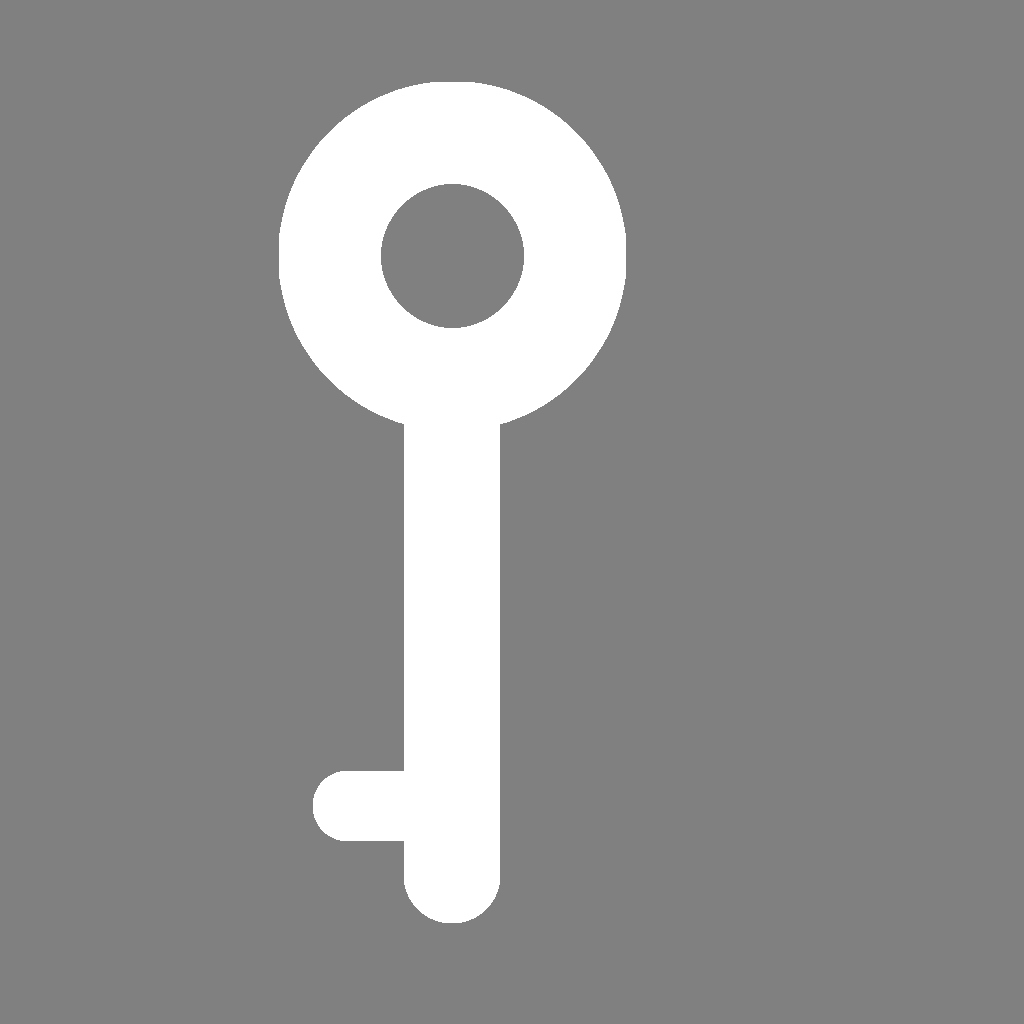
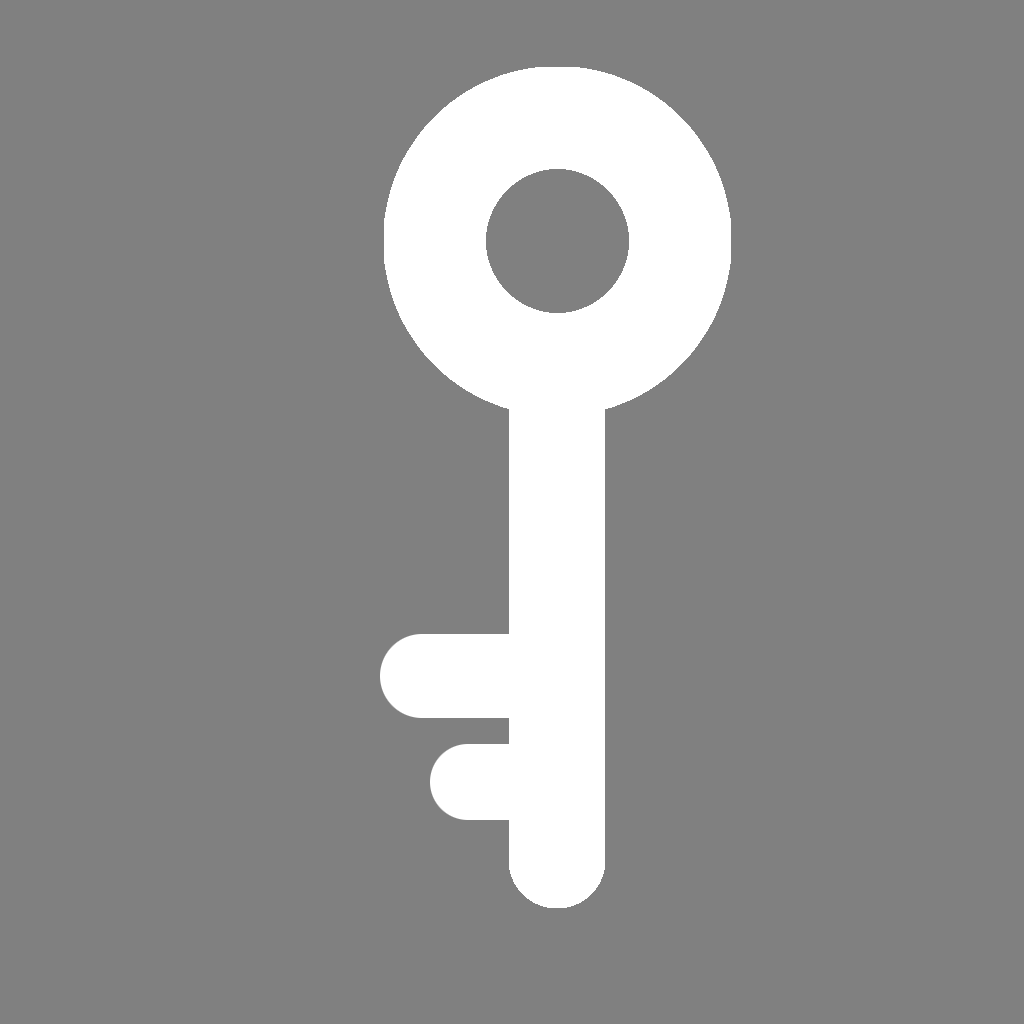
Layers edited between the first and the second 1024x1024 image:
hid "Key" over (x1=279, y1=82, x2=626, y2=923)
added layer "NewDibFlipped" above "NewDib" over (x1=380, y1=634, x2=590, y2=820)
showed "KeyLonk", painted on it over (x1=509, y1=351, x2=605, y2=908)
showed "KeyHole", painted on it over (x1=384, y1=67, x2=731, y2=415)
